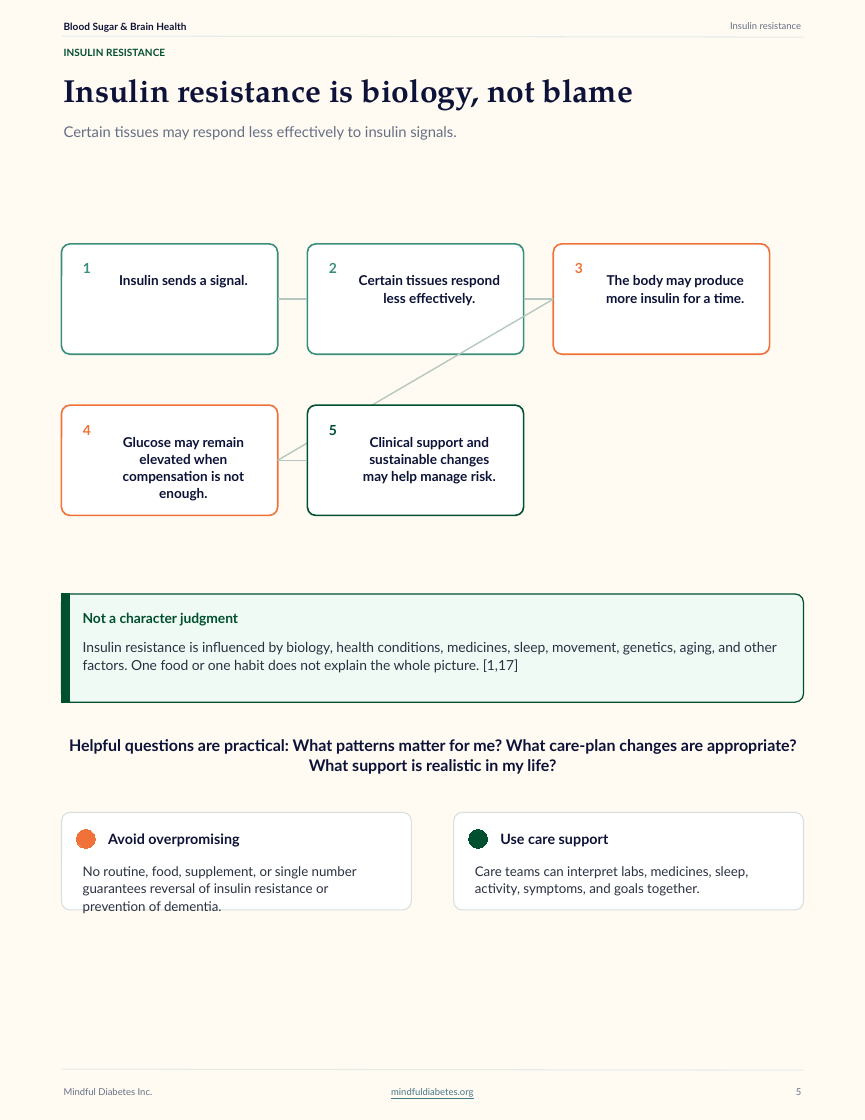
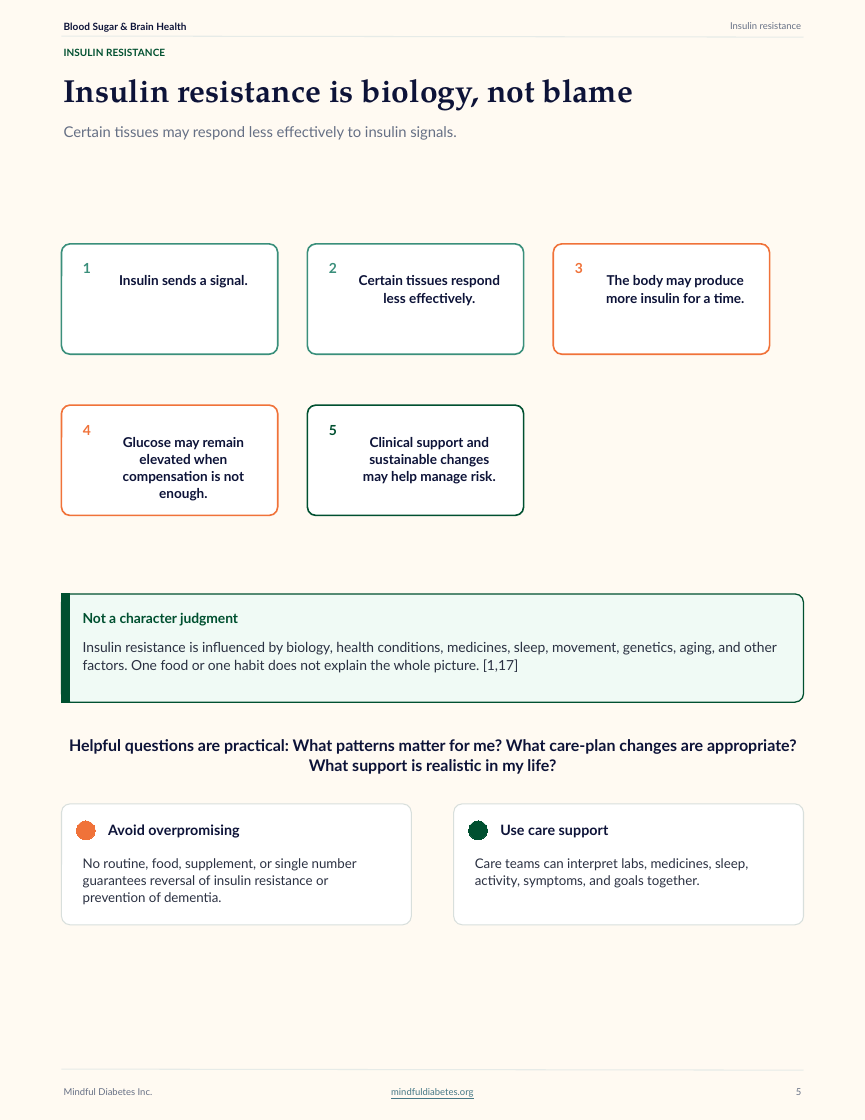
Before and after one commit to Joey305/mindful-diabetes-site, a slide deck: slide 5 of Mindful_Diabetes_Free_Guides/06_Blood_Sugar_and_Brain_Health/Editable_Source/mindful-diabetes-blood-sugar-brain-health-2026-redesigned-corrected.pptx. Drawn at 865x1120 pixels with LibreOffice and Linux fonts; fonts in the diff are those of the drawing. Boxes give left, top, right and bottom in pixels: in the first picture for what was removed or moved away, otherwise in the second. Text is boxed around its words. In the diff, an @@ line names an element or a change of style, - is before the commit and + after.

```diff
--- a/Mindful_Diabetes_Free_Guides/06_Blood_Sugar_and_Brain_Health/Editable_Source/mindful-diabetes-blood-sugar-brain-health-2026-redesigned-corrected.pptx
+++ b/Mindful_Diabetes_Free_Guides/06_Blood_Sugar_and_Brain_Health/Editable_Source/mindful-diabetes-blood-sugar-brain-health-2026-redesigned-corrected.pptx
@@ line removed from (278, 299) to (307, 299) @@
@@ line removed from (554, 299) to (278, 460) @@
@@ line removed from (524, 299) to (554, 299) @@
@@ line removed from (278, 460) to (307, 460) @@
@@ rounded rectangle: place and size @@
-rounded rectangle at (61,812,411,910)
+rounded rectangle at (61,804,411,925)
@@ rounded rectangle at (61,804,411,925): proportions changed @@
@@ rounded rectangle at (454,804,804,925): proportions changed @@
@@ rounded rectangle: place and size @@
-rounded rectangle at (454,812,804,910)
+rounded rectangle at (454,804,804,925)
@@ 2 texts, 2 ellipses: place and size @@
-2 texts, 2 ellipses at (76,829,609,849)
+2 texts, 2 ellipses at (76,820,609,840)
@@ text "No routine, food, supplement, or ...": place and size @@
-text "No routine, food, supplement, or ..." at (83,866,357,913)
+text "No routine, food, supplement, or ..." at (83,858,357,904)
@@ text "Care teams can interpret labs, ...": place and size @@
-text "Care teams can interpret labs, ..." at (475,866,748,896)
+text "Care teams can interpret labs, ..." at (475,858,748,888)
```
Also in this commit, not shown: 3 other files.
